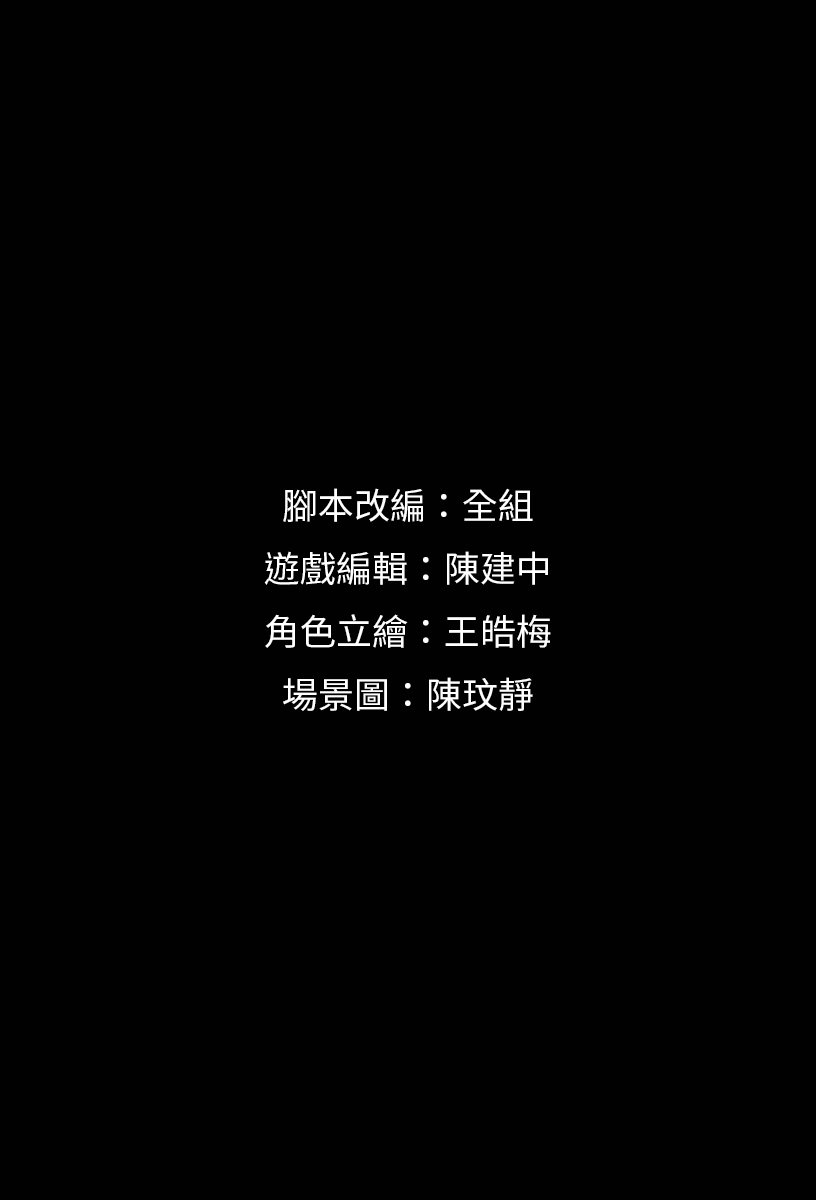
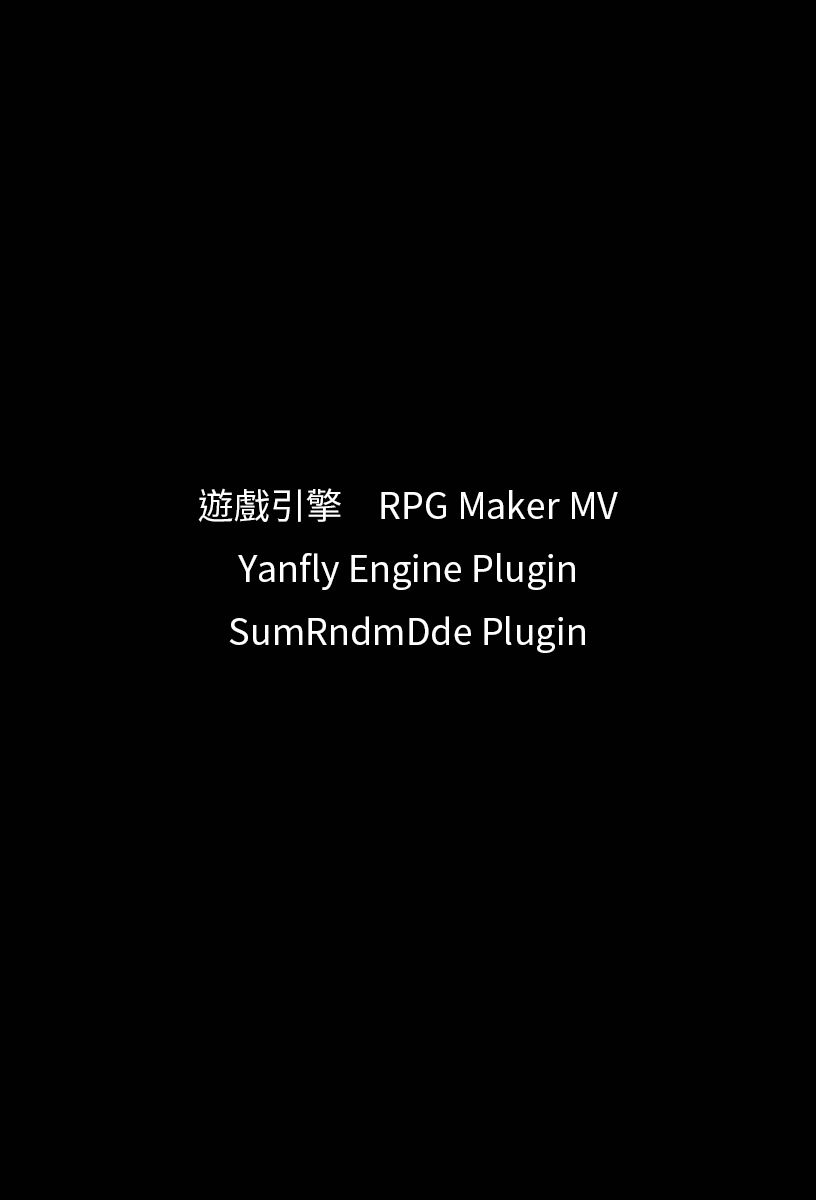
Layered file, before and after one edit (816 × 1200). Changes by layer:
renamed "腳本改編：全組 遊戲編輯：陳建中 角色立繪：王皓梅 場景圖：陳玟靜" to "遊戲引擎 RPG Maker MV Yanfly Engine Plugin SumRndmDde Plugin", painted on it over [198, 488, 618, 711]
